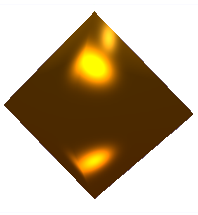
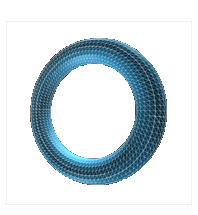
The second 198x215 image is a revision of the first. Changes to its layers:
added layer "Capa 13" above "Capa 12" over [6,21,192,205]
hid "Capa 7" over [0,4,198,213]
